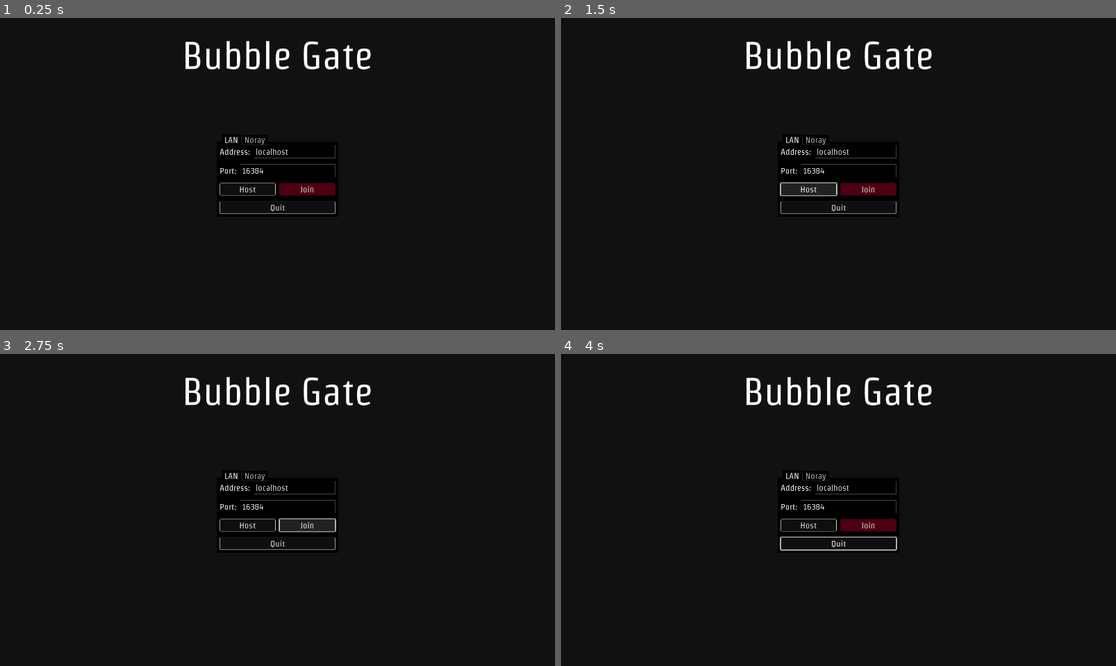
Above: before the commit, frames 1-4 (two rows, left to right).
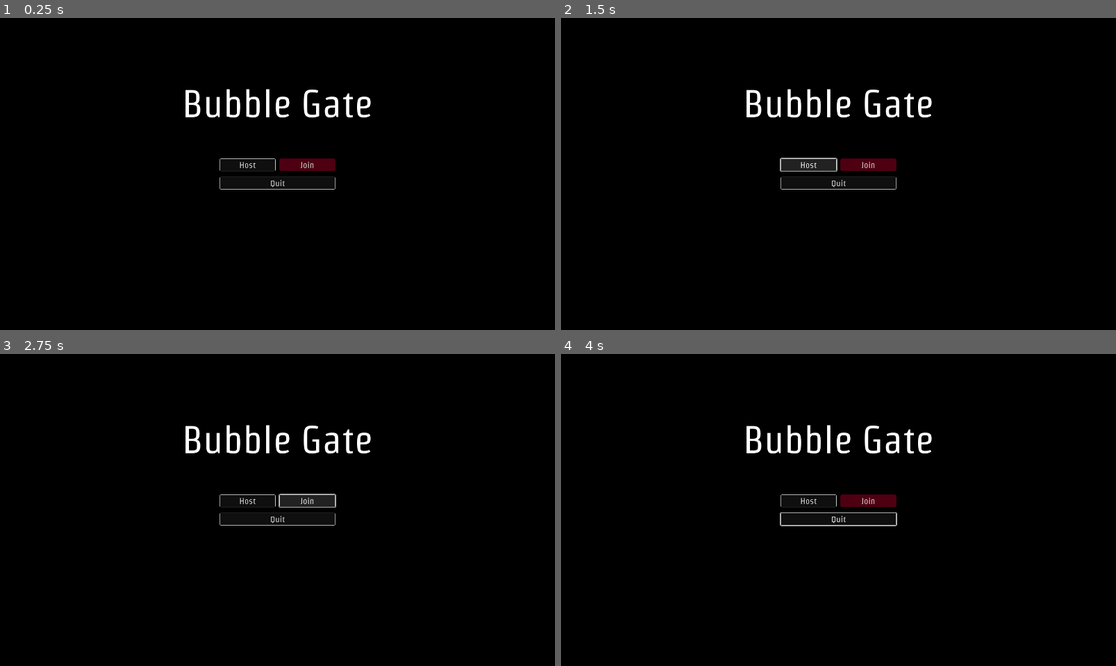
Above: after the commit, the same moments.

Repository: dcgamejams/bubblegate
Game: Godot game, scene res://Main.tscn
Two runs of this game, one before a commit and one after it. Both use one fixed random seed, a clock stepped at 60 frames per second and the inputs below.
Inputs (mouse positions are in pixels of both pictures, inside the frame that each line leads up to):
- Up to frame 1 (0.25 s): no input
- Up to frame 2 (1.5 s): tap Enter (ui_accept) at 0.5, 0.77 s; move the mouse to (960, 158) at 0.52 s; hold Right (ui_right) 0.53-1.25 s; tap C (crouch) at 0.6 s; click "Host" at 1.25 s
- Up to frame 3 (2.75 s): click "Join" at 2 s
- Up to frame 4 (4 s): move the mouse to (727, 525) at 2.77 s; hold Down (ui_down) 2.78-3.53 s; tap Shift (sprint) at 2.85 s; move the mouse to (894, 441) at 3.52 s; hold Right (ui_right) from 3.53 s (still down); tap C (crouch) at 3.6 s

The runs differ from the first frame. In frame 1, 3.5% of the frame differs, in the area x 33-67%, y 7-63%; in frame 2, 4.0%; in frame 3, 3.4%; in frame 4, 3.6%.

Commit message:
remove extra menu elements

Diff:
--- a/network/ui/network-popup.tscn
+++ b/network/ui/network-popup.tscn
@@ -6,7 +6,7 @@
 [ext_resource type="FontFile" uid="uid://bnudr3myap7vs" path="res://network/ui/MinimalUI4/Strait-Regular.ttf" id="2_ugjv2"]
 
 [sub_resource type="StyleBoxFlat" id="StyleBoxFlat_lx4r7"]
-bg_color = Color(0.066755, 0.066755, 0.066755, 1)
+bg_color = Color(0, 0, 0, 1)
 
 [sub_resource type="StyleBoxFlat" id="StyleBoxFlat_o1xex"]
 bg_color = Color(0, 0, 0, 1)
@@ -74,6 +74,7 @@
 theme_override_fonts/font = ExtResource("2_ugjv2")
 theme_override_styles/panel = SubResource("StyleBoxFlat_o1xex")
 current_tab = 0
+tabs_visible = false
 
 [node name="LAN" type="VBoxContainer" parent="Network Popup"]
 layout_mode = 2
@@ -82,6 +83,7 @@
 metadata/_tab_index = 0
 
 [node name="HBoxContainer" type="HBoxContainer" parent="Network Popup/LAN"]
+visible = false
 layout_mode = 2
 
 [node name="Address Label" type="Label" parent="Network Popup/LAN/HBoxContainer"]
@@ -95,6 +97,7 @@
 text = "localhost"
 
 [node name="Address Row" type="HBoxContainer" parent="Network Popup/LAN"]
+visible = false
 layout_mode = 2
 
 [node name="Port Label" type="Label" parent="Network Popup/LAN/Address Row"]
@@ -234,7 +237,7 @@
 offset_right = 297.0
 offset_bottom = 133.0
 grow_horizontal = 2
-theme_override_constants/margin_top = 50
+theme_override_constants/margin_top = 200
 
 [node name="VBoxContainer" type="VBoxContainer" parent="Menu"]
 layout_mode = 2
